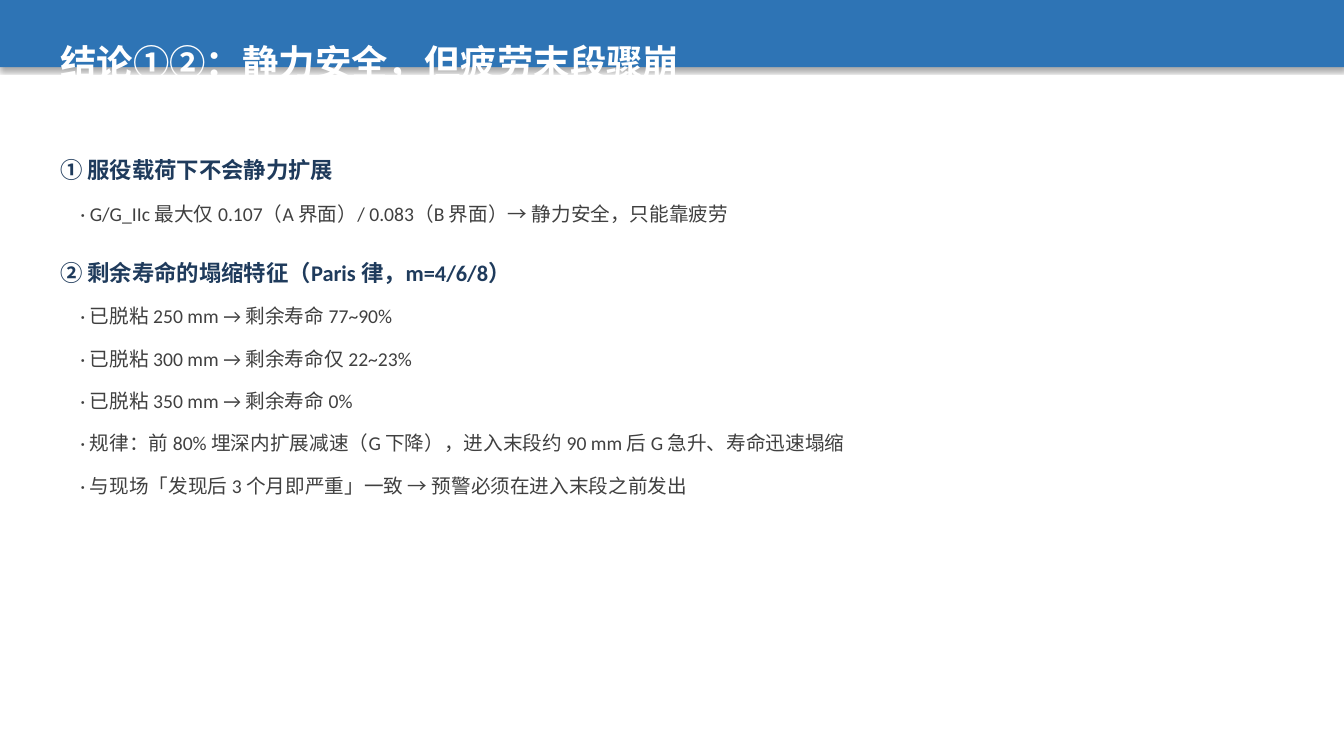
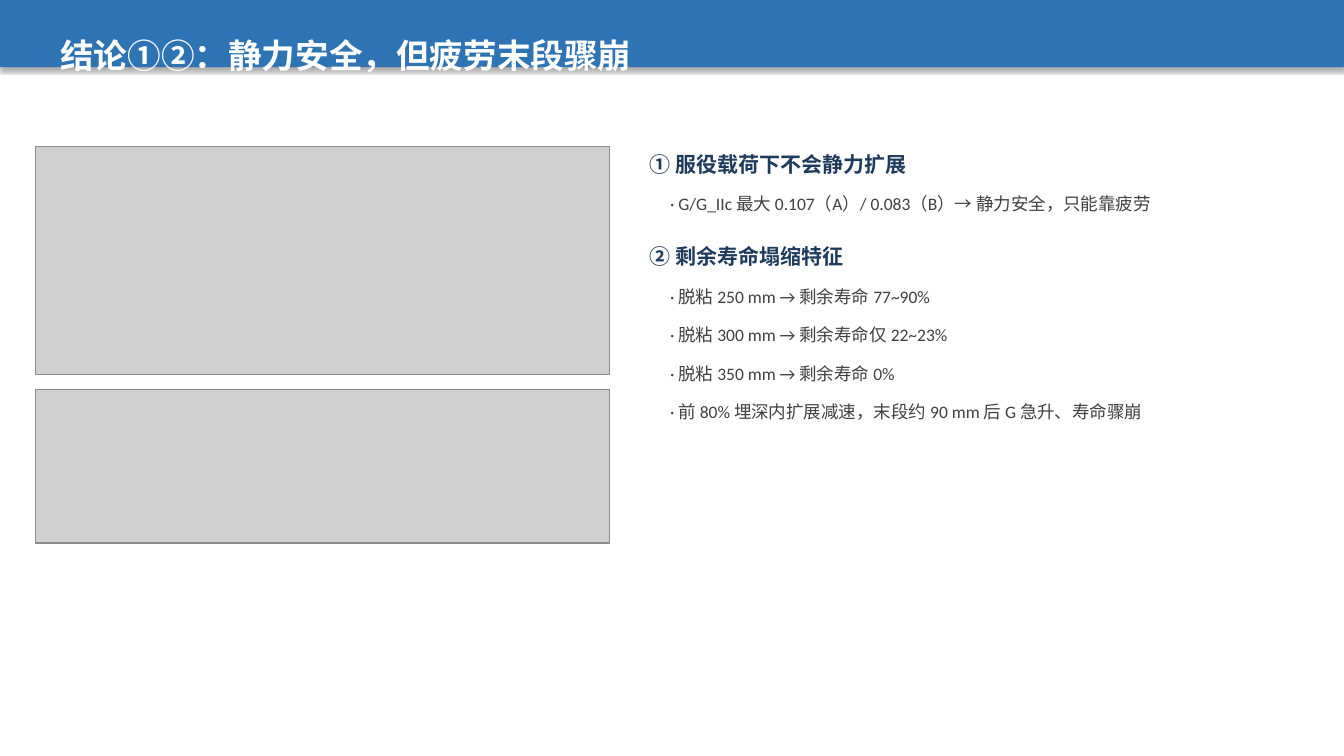
Before and after one commit to xjheping-cpu/blade-root-insert-debond, a slide deck: slide 54 of docs/陕西华电新能源_叶片在役监测_科研立项汇报_含仿真理论.pptx. Drawn at 1344x756 pixels with LibreOffice and Linux fonts; fonts in the diff are those of the drawing; grey boxes stand for pictures. Boxes give left, top, right and bottom in pixels: in the first picture for what was removed or moved away, otherwise in the second. Text is boxed around its words. In the diff, an @@ line names an element or a change of style, - is before the commit and + after.

Commit message:
更新立项汇报PPT：仿真理论页补充8张关键图（模型/演化/盲区/拔出/3D）

```diff
--- a/docs/陕西华电新能源_叶片在役监测_科研立项汇报_含仿真理论.pptx
+++ b/docs/陕西华电新能源_叶片在役监测_科研立项汇报_含仿真理论.pptx
@@ text "结论①②：静力安全，但疲劳末段骤崩" at (60,34,631,78): size 26 to 24 pt; less space between paragraphs @@
@@ picture added at (35,146,610,374) @@
@@ text "① 服役载荷下不会静力扩展": place and size @@
-text "① 服役载荷下不会静力扩展" at (60,159,334,180)
+text "① 服役载荷下不会静力扩展" at (650,154,907,174)
@@ text "① 服役载荷下不会静力扩展" at (650,154,907,174): size 16 to 15 pt; less space between paragraphs @@
@@ text at (678,195,1151,213): text changed; size 14 to 12.5 pt @@
-· G/G_IIc 最大仅 0.107（A 界面）/ 0.083（B 界面）→ 静力安全，只能靠疲劳
+· G/G_IIc 最大 0.107（A）/ 0.083（B）→ 静力安全，只能靠疲劳
@@ text at (650,246,844,266): text changed; size 16 to 15 pt @@
-② 剩余寿命的塌缩特征（Paris 律，m=4/6/8）
+② 剩余寿命塌缩特征
@@ text at (678,288,930,305): text changed; size 14 to 12.5 pt @@
-· 已脱粘 350 mm → 剩余寿命 0%
+· 脱粘 250 mm → 剩余寿命 77~90%
@@ text at (678,326,948,343): text changed; size 14 to 12.5 pt @@
-· 已脱粘 300 mm → 剩余寿命仅 22~23%
+· 脱粘 300 mm → 剩余寿命仅 22~23%
@@ picture added at (35,389,610,543) @@
@@ text at (678,365,894,382): text changed; size 14 to 12.5 pt @@
-· 已脱粘 250 mm → 剩余寿命 77~90%
+· 脱粘 350 mm → 剩余寿命 0%
@@ text at (678,403,1142,420): text changed; size 14 to 12.5 pt @@
-· 规律：前 80% 埋深内扩展减速（G 下降），进入末段约 90 mm 后 G 急升、寿命迅速塌缩
+· 前 80% 埋深内扩展减速，末段约 90 mm 后 G 急升、寿命骤崩
@@ text removed at (90,476,687,495) @@
-· 与现场「发现后 3 个月即严重」一致 → 预警必须在进入末段之前发出
```
Also in this commit, not shown: 4 other slides changed.
